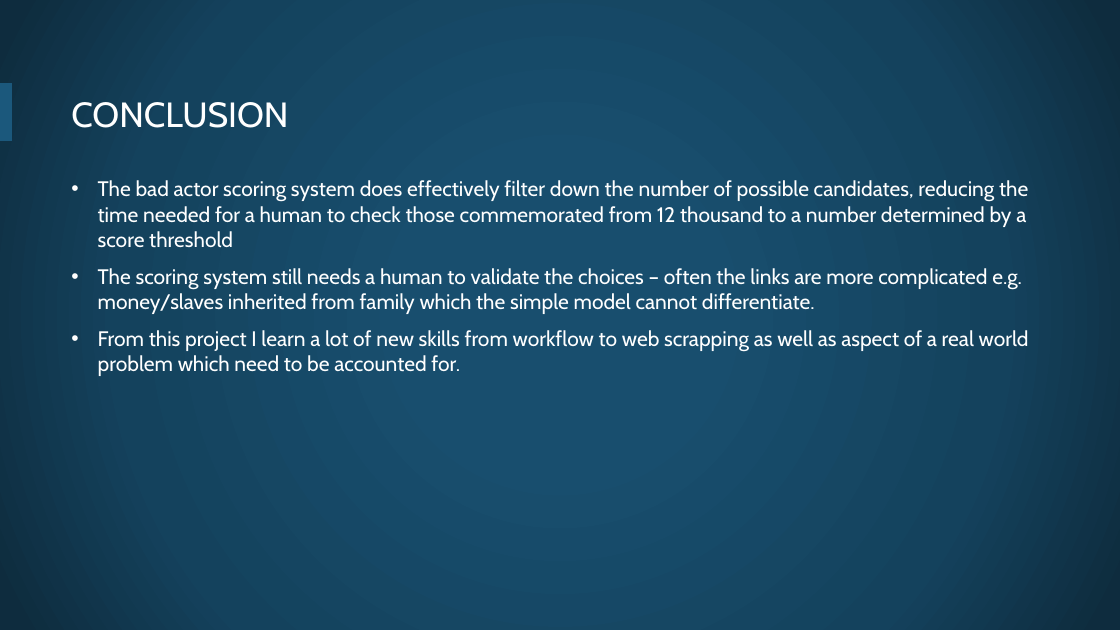
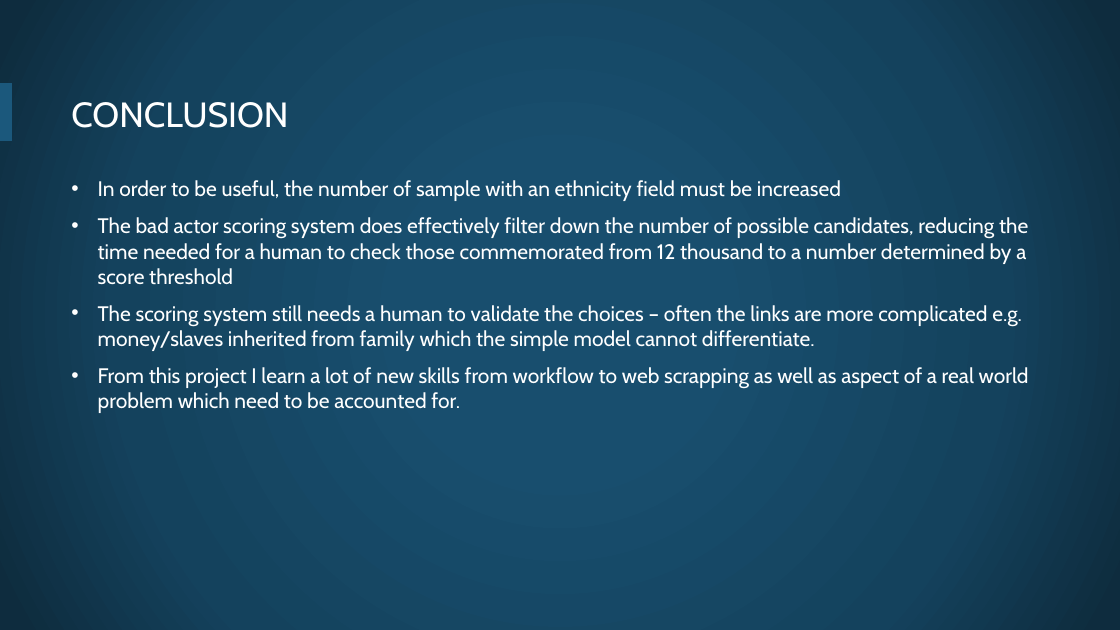
Before and after one commit to openheritage/open-plaques-diversity, a slide deck: slide 11 of The diversity of plaques in London.pptx. Drawn at 1120x630 pixels with LibreOffice and Linux fonts; fonts in the diff are those of the drawing; background and template pictures are left out. Boxes give left, top, right and bottom in pixels: in the first picture for what was removed or moved away, otherwise in the second. Text is boxed around its words. In the diff, an @@ line names an element or a change of style, - is before the commit and + after.

```diff
--- a/The diversity of plaques in London.pptx
+++ b/The diversity of plaques in London.pptx
@@ text at bbox=[98, 180, 841, 201]: paragraph added @@
+• In order to be useful, the number of sample with an ethnicity field must be increased
```
Also in this commit, not shown: 6 other slides changed, 1 slide added.
